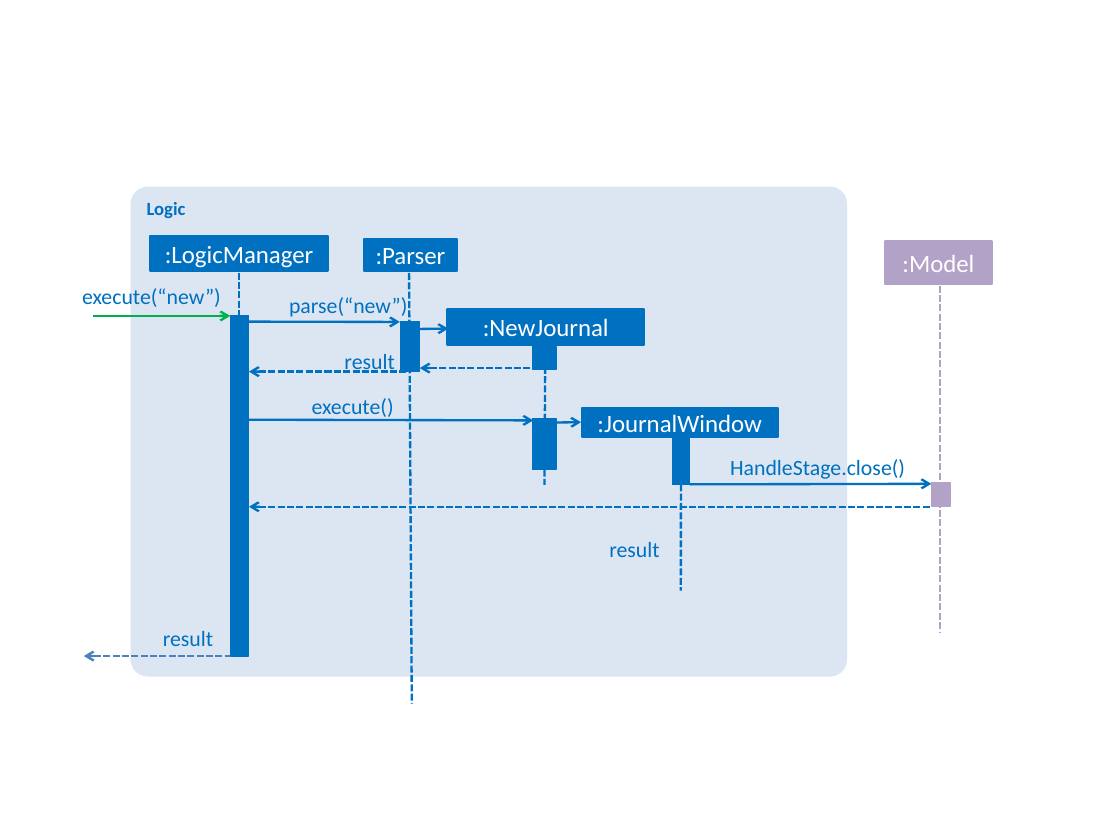
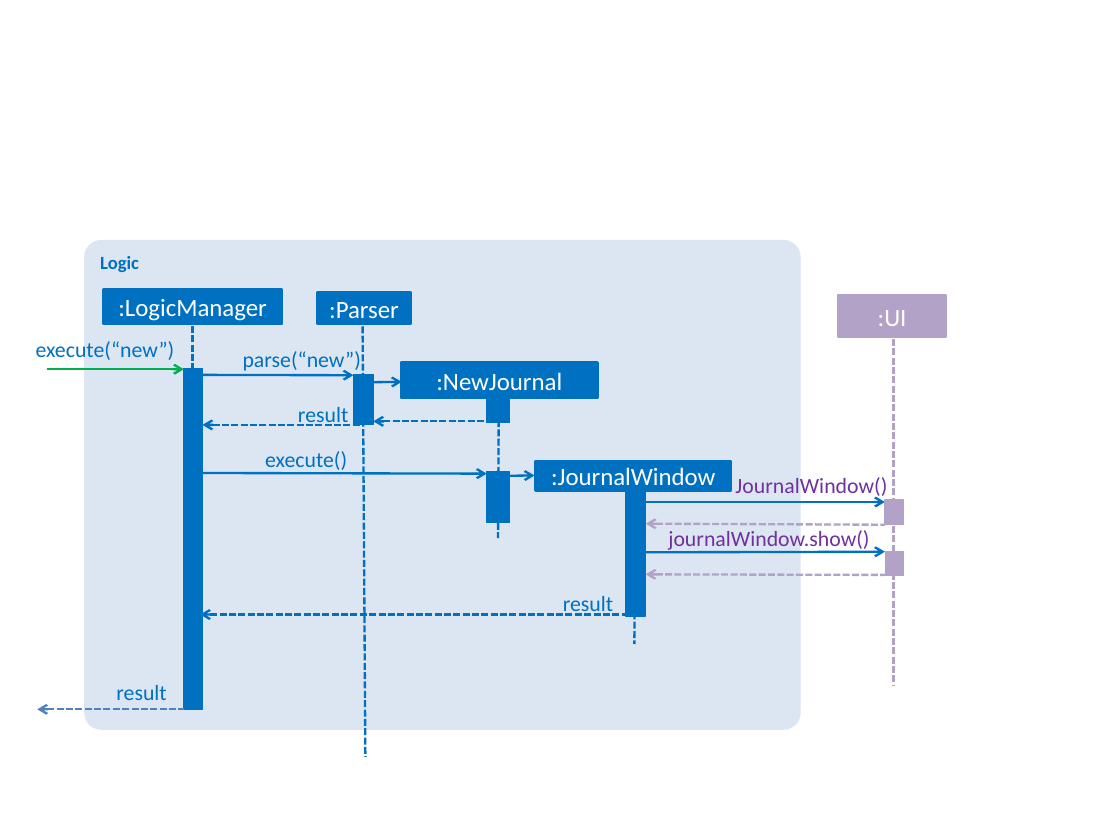
Before and after one commit to traceurgan/main, a slide deck: slide 1 of docs/diagrams/JournalWindowUIComponentSequenceDiagram.pptx. Drawn at 1120x840 pixels with LibreOffice and Linux fonts; fonts in the diff are those of the drawing. Boxes give left, top, right and bottom in pixels: in the first picture for what was removed or moved away, otherwise in the second. Text is boxed around its words. In the diff, an @@ line names an element or a change of style, - is before the commit and + after.

```diff
--- a/docs/diagrams/JournalWindowUIComponentSequenceDiagram.pptx
+++ b/docs/diagrams/JournalWindowUIComponentSequenceDiagram.pptx
@@ 8 rectangles, 7 arrows, 6 texts, 5 lines, 1 rounded rectangle moved together from (x1=82, y1=187, x2=992, y2=703) to (x1=36, y1=240, x2=945, y2=757) @@
@@ text in rectangle at (x1=878, y1=310, x2=907, y2=326): text changed @@
-:Model
+:UI
@@ rectangle moved from (x1=231, y1=316, x2=250, y2=656) to (x1=184, y1=368, x2=203, y2=709) @@
@@ arrow moved from (249, 372) - (410, 372) to (203, 424) - (364, 424) @@
@@ text removed at (x1=730, y1=459, x2=905, y2=479) @@
-HandleStage.close()
@@ text added at (x1=735, y1=477, x2=887, y2=500), 14 pt, text #7030A0 @@
+JournalWindow()
@@ arrow removed from (932, 506) to (249, 506) @@
@@ rectangle resized from (x1=672, y1=438, x2=690, y2=485) to (x1=626, y1=491, x2=645, y2=616) @@
@@ arrow added from (644, 502) to (885, 502), #0070C0 1.5 pt @@
@@ rectangle moved from (x1=932, y1=483, x2=951, y2=507) to (x1=885, y1=500, x2=904, y2=524) @@
@@ arrow added from (885, 525) to (646, 524), #B3A2C7 1.5 pt dashed @@
@@ text added at (x1=668, y1=530, x2=869, y2=553), 14 pt, text #7030A0 @@
+journalWindow.show()
@@ arrow moved from (690, 484) - (932, 484) to (643, 552) - (885, 552) @@
@@ rectangle added at (x1=885, y1=551, x2=904, y2=576), fill #B3A2C7, outline #B3A2C7 0.75 pt @@
@@ arrow added from (885, 575) to (646, 575), #B3A2C7 1.5 pt dashed @@
@@ arrow added from (633, 615) to (200, 615), #0070C0 1.5 pt dashed @@
```
Also in this commit, not shown: 3 other files.
